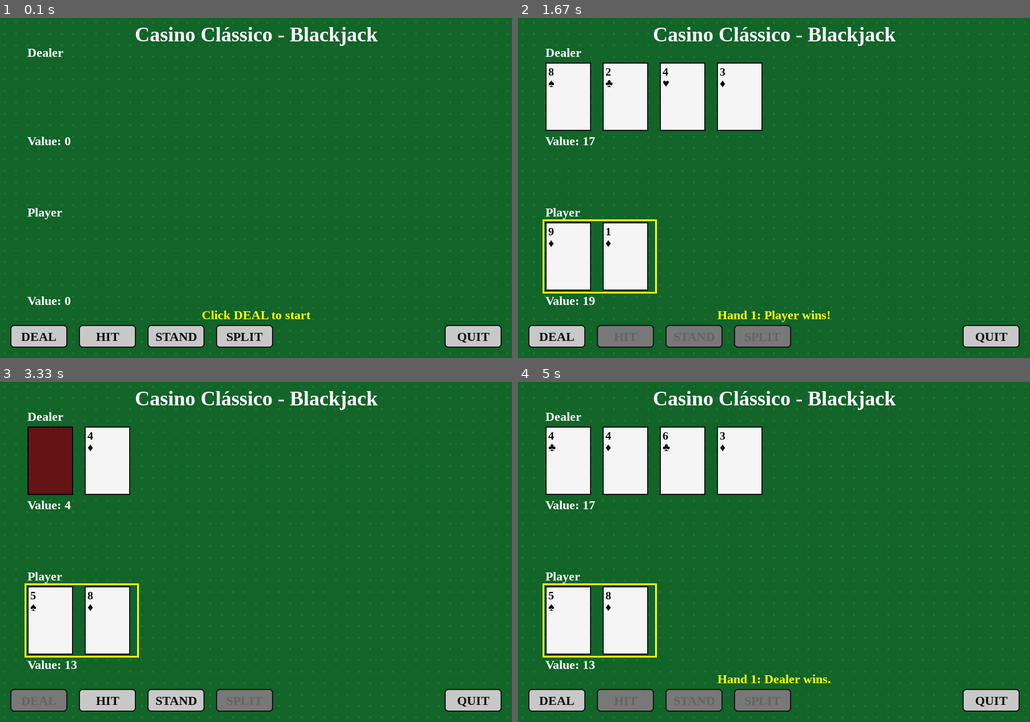
Above: before the commit, frames 1-4 (two rows, left to right).
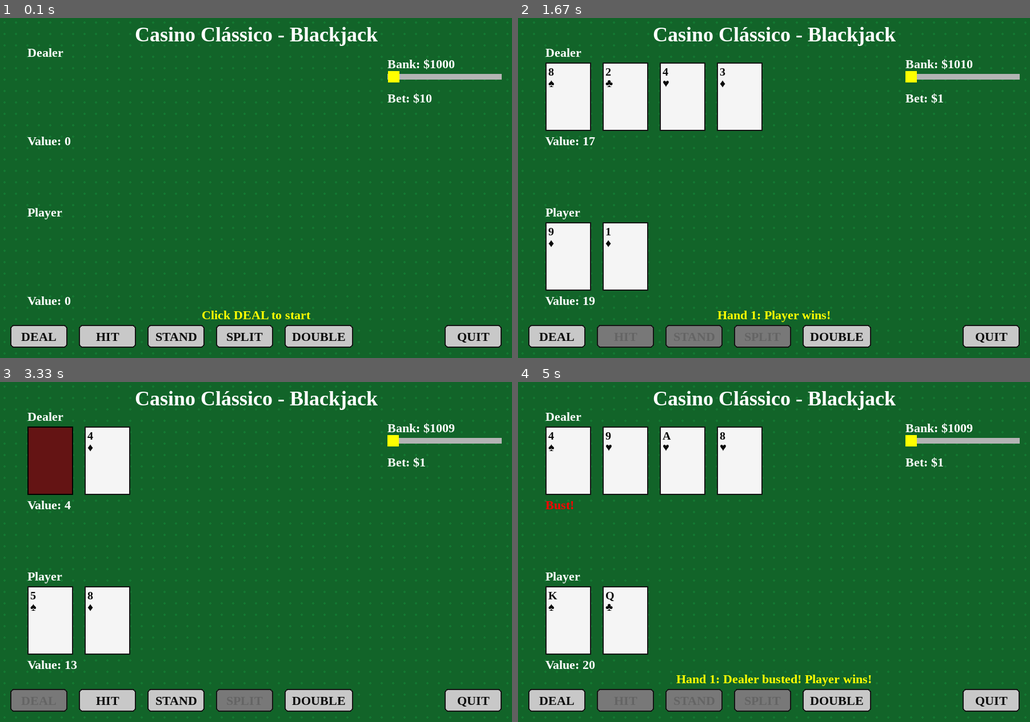
Above: after the commit, the same moments.

Repository: mvvalerio/BlackJackproject
Game: pygame game, started from blackjack_pygame.py
Same seed, same stepped clock (60 frames per second), same inputs: the game is played once before the commit and once after it.
Inputs (mouse positions are in pixels of both pictures, inside the frame that each line leads up to):
- Up to frame 1 (0.1 s): no input
- Up to frame 2 (1.67 s): press the mouse at (835, 337) at 0.37 s; move the mouse to (768, 208) at 0.47 s; release the mouse at (697, 82) at 0.6 s; press the mouse at (558, 337) at 0.7 s; move the mouse to (579, 201) at 0.8 s; release the mouse at (605, 65) at 0.93 s; press the mouse at (692, 337) at 1.03 s; move the mouse to (820, 208) at 1.13 s; release the mouse at (942, 79) at 1.27 s; press the mouse at (912, 75) at 1.37 s; move the mouse to (784, 184) at 1.47 s; release the mouse at (661, 293) at 1.6 s
- Up to frame 3 (3.33 s): hold F11 1.67-2.13 s; press the mouse at (107, 701) at 2.2 s; move the mouse to (209, 575) at 2.3 s; release the mouse at (312, 453) at 2.43 s; click (40, 701) at 3.05 s, where only the run before the commit has a clickable "DEAL"
- Up to frame 4 (5 s): press the mouse at (835, 701) at 3.37 s; move the mouse to (840, 609) at 3.47 s; release the mouse at (845, 521) at 3.6 s; press the mouse at (912, 439) at 4.2 s; move the mouse to (799, 501) at 4.3 s; release the mouse at (686, 558) at 4.43 s; press the mouse at (558, 701) at 4.53 s; move the mouse to (635, 603) at 4.63 s; release the mouse at (717, 504) at 4.77 s; press the mouse at (692, 701) at 4.87 s; move the mouse to (646, 681) at 4.97 s

The runs differ from the first frame. In frame 1, 1.6% of the frame differs, in the area x 55-98%, y 12-97%; in frame 2, 1.9%; in frame 3, 1.9%; in frame 4, 2.7%, in the area x 4-98%, y 12-97%.

Commit message:
CodigoCorrido

Diff:
--- a/blackjack_pygame.py
+++ b/blackjack_pygame.py
@@ -125,6 +125,60 @@
         best = self.hands[0].best_value()
         return best < 17
 
+class Bank:
+    def __init__(self, initial_amount=1000, font=None):
+        self.amount = initial_amount
+        self.bet = 10
+        self.min_bet = 1
+        self.max_bet = self.amount
+        self.slider_rect = pygame.Rect(0, 0, 200, 10)
+        self.slider_handle_rect = pygame.Rect(0, 0, 20, 20)
+        self.dragging = False
+        self.font = font or pygame.font.SysFont("serif", 20, bold=True)
+
+    def draw(self, screen, position):
+        x, y = position
+        # Display bank amount
+        amt_text = self.font.render(f"Bank: ${self.amount}", True, (255, 255, 255))
+        screen.blit(amt_text, (x, y))
+
+        # Slider position
+        self.slider_rect.topleft = (x, y + 30)
+        pygame.draw.rect(screen, (180, 180, 180), self.slider_rect)  # slider bar
+
+        # Handle position based on bet
+        handle_x = x + int((self.bet - self.min_bet) / (self.max_bet - self.min_bet) * (self.slider_rect.width - self.slider_handle_rect.width))
+        handle_y = y + 25
+        self.slider_handle_rect.topleft = (handle_x, handle_y)
+        pygame.draw.rect(screen, (255, 255, 0), self.slider_handle_rect)  # handle
+
+        # Display current bet
+        bet_text = self.font.render(f"Bet: ${self.bet}", True, (255, 255, 255))
+        screen.blit(bet_text, (x, y + 60))
+
+    def handle_event(self, event):
+        if event.type == pygame.MOUSEBUTTONDOWN:
+            if self.slider_handle_rect.collidepoint(event.pos):
+                self.dragging = True
+        elif event.type == pygame.MOUSEBUTTONUP:
+            self.dragging = False
+        elif event.type == pygame.MOUSEMOTION:
+            if self.dragging:
+                # Update handle position
+                rel_x = event.pos[0] - self.slider_rect.x
+                rel_x = max(0, min(rel_x, self.slider_rect.width - self.slider_handle_rect.width))
+                # Map to bet amount
+                self.bet = self.min_bet + int(rel_x / (self.slider_rect.width - self.slider_handle_rect.width) * (self.max_bet - self.min_bet))
+
+    def place_bet(self):
+        if self.bet > self.amount:
+            return False  # cannot bet more than available
+        self.amount -= self.bet
+        return True
+
+    def payout(self, multiplier=2):
+        self.amount += int(self.bet * multiplier)
+
 class Button:
     def __init__(self, rect, text, font):
         self.rect = pygame.Rect(rect)
@@ -147,17 +201,18 @@
 
 class Game:
     def __init__(self, screen):
-        self.card_images = self.load_card_images("png-cards")
+        self.card_images = self.load_card_images("imgs")
         self.screen = screen
         self.deck = Deck(num_decks=4)
         self.player = Player()
         self.dealer = Dealer()
         self.font = pygame.font.SysFont("serif", 22, bold=True)
         self.big_font = pygame.font.SysFont("serif", 36, bold=True)
-        self.state = 'idle'  # idle, playing, player_stand, round_over
+        self.state = 'idle'
         self.message = 'Click DEAL to start'
 
         self.fullscreen = False
+        self.player_doubled = [False for _ in self.player.hands]
         self.base_width = SCREEN_WIDTH
         self.base_height = SCREEN_HEIGHT
         self.base_surface = pygame.Surface((self.base_width, self.base_height))
@@ -167,35 +222,62 @@
         self.btn_hit = Button((140, self.base_height - 60, 100, 40), 'HIT', self.font)
         self.btn_stand = Button((260, self.base_height - 60, 100, 40), 'STAND', self.font)
         self.btn_split = Button((380, self.base_height - 60, 100, 40), 'SPLIT', self.font)
+        self.btn_double = Button((500, self.base_height - 60, 120, 40), 'DOUBLE', self.font)
         self.btn_quit = Button((self.base_width - 120, self.base_height - 60, 100, 40), 'QUIT', self.font)
 
+        # Bank
+        self.bank = Bank(initial_amount=1000, font=self.font)
+
     def start_round(self):
+        # Deduct bet first
+        if not self.bank.place_bet():
+            self.message = "Not enough money to bet!"
+            return
+
         self.player.reset()
         self.dealer.reset()
-        # mão inicial de 2 cartas
+
+        # Deal initial cards
         self.player.add_card(self.deck.draw())
         self.dealer.add_card(self.deck.draw())
         self.player.add_card(self.deck.draw())
         self.dealer.add_card(self.deck.draw())
+
+        # Update state
         self.state = 'playing'
         self.message = ''
-        # Desabilita botão DEAL enquanto jogar
         self.btn_deal.enabled = False
-        self.btn_split.enabled = self.player.can_split()
+
+        # Enable player actions
         self.btn_hit.enabled = True
         self.btn_stand.enabled = True
-
-        # verifica Blackjack
-        if self.player.hands[0].is_blackjack():
-            if self.dealer.hands[0].is_blackjack():
+        self.btn_split.enabled = self.player.can_split()
+        self.btn_double.enabled = True   # ✅ make sure it's visible now
+
+        # Reset double tracking
+        self.player_doubled = [False for _ in self.player.hands]
+
+        # Check for Blackjack
+        player_blackjack = self.player.hands[0].is_blackjack()
+        dealer_blackjack = self.dealer.hands[0].is_blackjack()
+
+        if player_blackjack or dealer_blackjack:
+            if player_blackjack and dealer_blackjack:
                 self.message = 'Push: both have Blackjack'
+            elif player_blackjack:
+                self.message = 'Blackjack! You win!'
+                self.bank.payout(2.5)
             else:
-                self.message = 'Blackjack! You win!'
+                self.message = 'Dealer has Blackjack! You lose.'
+
+            # End round immediately if Blackjack occurs
             self.state = 'round_over'
             self.btn_deal.enabled = True
             self.btn_hit.enabled = False
             self.btn_stand.enabled = False
             self.btn_split.enabled = False
+            self.btn_double.enabled = False  # ✅ only disable here (not always)
+
 
     def player_hit(self):
         if self.state != 'playing':
@@ -249,6 +331,59 @@
         else:
             self.message = 'Cannot split these cards.'
 
+    def player_double(self):
+        if self.state != 'playing':
+            return
+
+        hand_index = self.player.current_hand
+        hand = self.player.hands[hand_index]
+
+        # Only allow double once per hand
+        if self.player_doubled[hand_index]:
+            self.message = "You already doubled this hand!"
+            return
+
+        # Only allowed with exactly two cards
+        if len(hand.cards) != 2:
+            self.message = "You can only double on your first two cards!"
+            return
+
+        # Check for enough money
+        if self.bank.bet > self.bank.amount:
+            self.message = "Not enough money to double!"
+            return
+
+        # Deduct additional bet
+        self.bank.place_bet()
+        self.bank.bet *= 2
+        self.player_doubled[hand_index] = True
+
+        # Add one card
+        hand.add(self.deck.draw())
+
+        # Move to next hand or dealer
+        if hand.is_bust():
+            self.message = f"Hand {hand_index + 1} busted after double!"
+        else:
+            self.message = f"Hand {hand_index + 1} doubled down."
+
+        # If more hands remain, move to the next one
+        if hand_index + 1 < len(self.player.hands):
+            self.player.current_hand += 1
+            self.message += f" Playing hand {self.player.current_hand + 1}."
+            self.btn_split.enabled = False
+            self.btn_double.enabled = True
+            self.btn_hit.enabled = True
+            self.btn_stand.enabled = True
+        else:
+            # All hands done, dealer plays
+            self.btn_hit.enabled = False
+            self.btn_stand.enabled = False
+            self.btn_split.enabled = False
+            self.btn_double.enabled = False
+            self.state = 'player_stand'
+            self.dealer_play()
+
     def dealer_play(self):
         while not self.dealer.hands[0].is_bust() and self.dealer.should_hit():
             self.dealer.hands[0].add(self.deck.draw())
@@ -260,7 +395,20 @@
         self.btn_hit.enabled = False
         self.btn_stand.enabled = False
         self.btn_split.enabled = False
-        self.message = self.determine_winner()
+        result = self.determine_winner()
+
+        # Handle payouts
+        for i, hand in enumerate(self.player.hands):
+            p_best = hand.best_value()
+            d_best = self.dealer.hands[0].best_value()
+            if hand.is_bust():
+                continue
+            elif self.dealer.hands[0].is_bust() or p_best > d_best:
+                self.bank.payout(2)
+            elif hand.is_blackjack() and not self.dealer.hands[0].is_blackjack():
+                self.bank.payout(2.5)
+
+        self.message = result
 
     def determine_winner(self):
         results = []
@@ -338,32 +486,32 @@
             self.screen = pygame.display.set_mode((SCREEN_WIDTH, SCREEN_HEIGHT))
 
     def render(self):
-        surf = self.base_surface  # desenhamos na superfície fixa 900x600
-
-        # Fundo mesa
+        surf = self.base_surface
         surf.fill(TABLE_COLOR)
+
+        # Draw table pattern
         for y in range(0, self.base_height, 20):
             for x in range(0, self.base_width, 20):
                 pygame.draw.circle(surf, (20, 120, 50), (x+10, y+10), 2)
 
-        # Título
+        # Title
         title = self.big_font.render("Casino Clássico - Blackjack", True, (255, 255, 255))
         surf.blit(title, (self.base_width // 2 - title.get_width() // 2, 10))
 
-        # Desenha dealer
+        # Draw dealer
         dealer_x = 50
         dealer_y = 80
-        surf.blit(self.font.render("Dealer", True, (255,255,255)), (dealer_x, dealer_y - 30))
-        for i, card in enumerate(self.dealer.hands[0].cards):
+        surf.blit(self.font.render("Dealer", True, (255, 255, 255)), (dealer_x, dealer_y - 30))
+        dealer_hand = self.dealer.hands[0]
+        for i, card in enumerate(dealer_hand.cards):
             pos = (dealer_x + i*(CARD_WIDTH+CARD_GAP), dealer_y)
             if self.state == 'playing' and i == 0:
                 self.draw_back_card(surf, pos)
             else:
                 self.draw_card(surf, card, pos)
 
-        dealer_hand = self.dealer.hands[0]
+        # Dealer value
         if self.state == 'playing':
-            # Oculta primeira carta enquanto rodada está em andamento
             visible_cards = dealer_hand.cards[1:]
             temp_hand = Hand()
             for c in visible_cards:
@@ -371,101 +519,123 @@
             val = temp_hand.best_value() if visible_cards else 0
             val_text = f"Value: {val if val > 0 else '?'}"
         else:
-            # Mostra valor total ao final
             val = dealer_hand.best_value()
             val_text = f"Value: {val}" if not dealer_hand.is_bust() else "Bust!"
-
-        color = (255,0,0) if dealer_hand.is_bust() else (255,255,255)
+        color = (255, 0, 0) if dealer_hand.is_bust() else (255, 255, 255)
         surf.blit(self.font.render(val_text, True, color), (dealer_x, dealer_y + CARD_HEIGHT + 5))
 
-        # Desenha jogador (uma ou duas mãos)
+        # Draw player hands
         base_y = self.base_height - CARD_HEIGHT - 120
         for idx, hand in enumerate(self.player.hands):
             hand_x = 50 + idx * (CARD_WIDTH + CARD_GAP) * 5
             label = "Player" + (f" (Hand {idx+1})" if len(self.player.hands) > 1 else "")
-            surf.blit(self.font.render(label, True, (255,255,255)), (hand_x, base_y - 30))
+            surf.blit(self.font.render(label, True, (255, 255, 255)), (hand_x, base_y - 30))
 
             for i, card in enumerate(hand.cards):
                 pos = (hand_x + i*(CARD_WIDTH + CARD_GAP), base_y)
                 self.draw_card(surf, card, pos)
 
-            # Valor da mão
             val = hand.best_value()
             val_text = f"Value: {val}" if not hand.is_bust() else "Bust!"
-            color = (255,0,0) if hand.is_bust() else (255,255,255)
+            color = (255, 0, 0) if hand.is_bust() else (255, 255, 255)
             surf.blit(self.font.render(val_text, True, color), (hand_x, base_y + CARD_HEIGHT + 5))
 
-            # Destacar a mão atual
-            if idx == self.player.current_hand:
-                pygame.draw.rect(surf, (255, 255, 0), (hand_x - 5, base_y - 5, (CARD_WIDTH + CARD_GAP)*len(hand.cards), CARD_HEIGHT + 10), 3)
-
-        # Mensagem centralizada
+            # Highlight current hand
+            if len(self.player.hands) > 1 and idx == self.player.current_hand:
+                pygame.draw.rect(surf, (255, 255, 255),
+                                (hand_x - 5, base_y - 5, (CARD_WIDTH + CARD_GAP) * len(hand.cards), CARD_HEIGHT + 10), 3)
+
+        # Message
         msg_surf = self.font.render(self.message, True, (255, 255, 0))
         surf.blit(msg_surf, (self.base_width // 2 - msg_surf.get_width() // 2, self.base_height - 90))
 
-        # ESCALONAR para tela real
+        # Draw Bank
+        self.bank.draw(surf, (self.base_width - 220, 70))
+
+        # Determine scaled mouse position
+        mx, my = pygame.mouse.get_pos()
         if self.fullscreen:
             screen_w, screen_h = self.screen.get_size()
-
             scale_w = screen_w / self.base_width
             scale_h = screen_h / self.base_height
             scale = min(scale_w, scale_h)
 
             new_w = int(self.base_width * scale)
             new_h = int(self.base_height * scale)
-
-            scaled_surface = pygame.transform.smoothscale(self.base_surface, (new_w, new_h))
-
             pos_x = (screen_w - new_w) // 2
             pos_y = (screen_h - new_h) // 2
 
-            self.screen.fill((0, 0, 0))  # barras pretas
+            mouse_pos = ((mx - pos_x) / scale, (my - pos_y) / scale)
+        else:
+            scale = 1
+            pos_x = pos_y = 0
+            mouse_pos = (mx, my)
+
+        # Draw buttons on base surface
+        self.btn_deal.draw(surf, mouse_pos)
+        self.btn_hit.draw(surf, mouse_pos)
+        self.btn_stand.draw(surf, mouse_pos)
+        self.btn_split.draw(surf, mouse_pos)
+        self.btn_double.draw(surf, mouse_pos)
+        self.btn_quit.draw(surf, mouse_pos)
+
+        # Blit scaled surface to screen
+        if self.fullscreen:
+            scaled_surface = pygame.transform.smoothscale(self.base_surface, (new_w, new_h))
+            self.screen.fill((0, 0, 0))  # black bars
             self.screen.blit(scaled_surface, (pos_x, pos_y))
         else:
             self.screen.blit(self.base_surface, (0, 0))
-            pos_x = 0
-            pos_y = 0
-            scale = 1
-
-        # Ajusta mouse_pos para os botões no fullscreen
-        real_mouse_pos = pygame.mouse.get_pos()
-        if self.fullscreen:
-            mx, my = real_mouse_pos
-            mx = int((mx - pos_x) / scale)
-            my = int((my - pos_y) / scale)
-            mouse_pos = (mx, my)
-        else:
-            mouse_pos = real_mouse_pos
-
-        # Botões desenhados na tela real, mas posição fixa, ok
-        self.btn_deal.draw(self.screen, mouse_pos)
-        self.btn_hit.draw(self.screen, mouse_pos)
-        self.btn_stand.draw(self.screen, mouse_pos)
-        self.btn_split.draw(self.screen, mouse_pos)
-        self.btn_quit.draw(self.screen, mouse_pos)
 
         pygame.display.flip()
+
 
     def handle_events(self, events):
         for event in events:
             if event.type == pygame.QUIT:
                 pygame.quit()
                 sys.exit()
+
             elif event.type == pygame.KEYDOWN:
-                if event.key == pygame.K_f:
+                if event.key == pygame.K_F11:
                     self.toggle_fullscreen()
-            elif event.type == pygame.MOUSEBUTTONDOWN:
-                if self.btn_deal.clicked(event):
-                    self.start_round()
-                elif self.btn_hit.clicked(event):
-                    self.player_hit()
-                elif self.btn_stand.clicked(event):
-                    self.player_stand()
-                elif self.btn_split.clicked(event):
-                    self.player_split()
-                elif self.btn_quit.clicked(event):
-                    pygame.quit()
-                    sys.exit()
+
+            elif event.type in (pygame.MOUSEBUTTONDOWN, pygame.MOUSEBUTTONUP, pygame.MOUSEMOTION):
+                # Scale mouse coordinates for fullscreen
+                mx, my = event.pos
+                if self.fullscreen:
+                    screen_w, screen_h = self.screen.get_size()
+                    scale_w = screen_w / self.base_width
+                    scale_h = screen_h / self.base_height
+                    scale = min(scale_w, scale_h)
+                    new_w = int(self.base_width * scale)
+                    new_h = int(self.base_height * scale)
+                    pos_x = (screen_w - new_w) // 2
+                    pos_y = (screen_h - new_h) // 2
+                    scaled_mouse = ((mx - pos_x) / scale, (my - pos_y) / scale)
+                else:
+                    scaled_mouse = (mx, my)
+
+                # Pass event with scaled position to Bank
+                temp_event = pygame.event.Event(event.type, {**event.dict, "pos": scaled_mouse})
+                self.bank.handle_event(temp_event)
+
+                # Only handle clicks on MOUSEBUTTONDOWN
+                if event.type == pygame.MOUSEBUTTONDOWN:
+                    if self.btn_deal.clicked(temp_event):
+                        self.start_round()
+                    elif self.btn_hit.clicked(temp_event):
+                        self.player_hit()
+                    elif self.btn_stand.clicked(temp_event):
+                        self.player_stand()
+                    elif self.btn_split.clicked(temp_event):
+                        self.player_split()
+                    elif self.btn_double.clicked(temp_event):
+                        self.player_double()
+                    elif self.btn_quit.clicked(temp_event):
+                        pygame.quit()
+                        sys.exit()
+
 
 def main():
     pygame.init()
